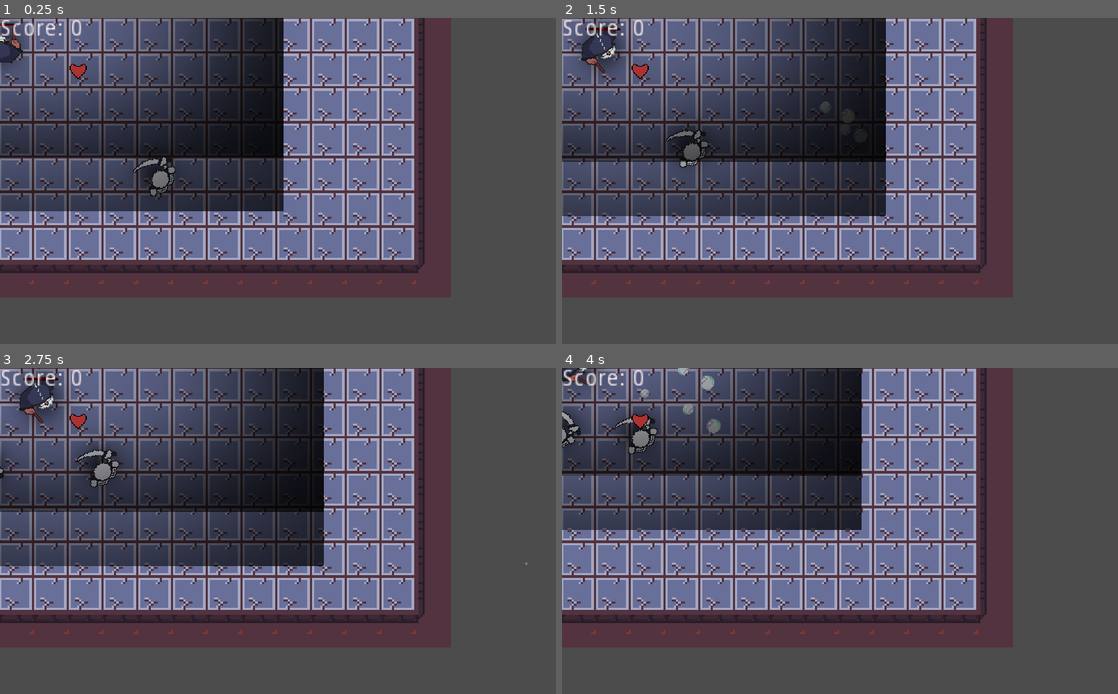
Above: before the commit, frames 1-4 (two rows, left to right).
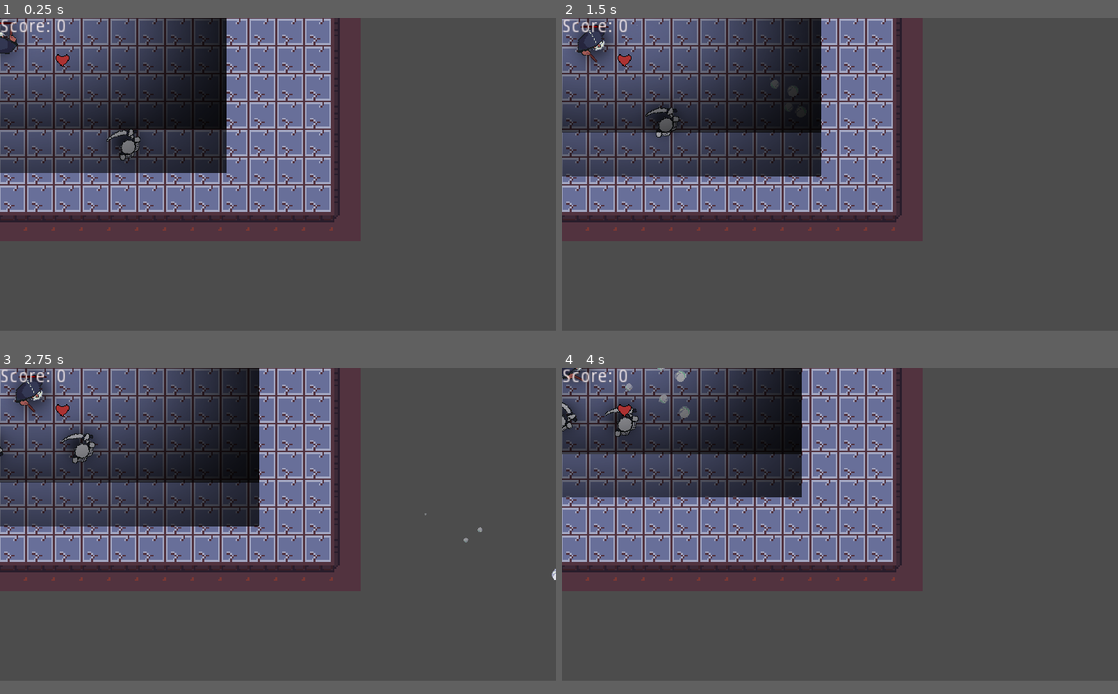
Above: after the commit, the same moments.

Repository: SuperBrainBro/SecondThoughts
Game: Godot game, scene res://Main/Main.tscn
Same seed, same stepped clock (60 frames per second), same inputs: the game is played once before the commit and once after it. The engine's default icon, where the game draws it, is replaced by a stand-in: a white triangle on a blue panel in a dark square.
Inputs (mouse positions are in pixels of both pictures, inside the frame that each line leads up to):
- Up to frame 1 (0.25 s): no input
- Up to frame 2 (1.5 s): move the mouse to (962, 164) at 0.52 s; hold D (move_right) 0.53-1.28 s; click (962, 164) at 0.6 s; move the mouse to (728, 197) at 1.27 s; hold S (move_down) from 1.28 s (still down); tap Tab (change_player) at 1.35 s
- Up to frame 3 (2.75 s): move the mouse to (333, 459) at 2.02 s; release S (move_down) at 2.03 s; hold D (move_right) from 2.03 s (still down); click (333, 459) at 2.1 s
- Up to frame 4 (4 s): move the mouse to (812, 596) at 2.77 s; release D (move_right) at 2.78 s; hold W (move_up) 2.78-3.53 s; tap Tab (change_player) at 2.85 s; move the mouse to (1006, 579) at 3.52 s; hold A (move_left) from 3.53 s (still down); click (1006, 579) at 3.6 s
In our replay, the window is 800x469 before the commit and 800x450 after it. These sizes can differ from the game's own. Grey fills any space a smaller window leaves; there, only what the larger window draws over its background counts as a difference.

The runs differ from the first frame. In frame 1, 58% of the frame differs, in the area x 0-82%, y 0-86%; in frame 2, 59%; in frame 3, 60%, in the area x 0-100%, y 0-86%; in frame 4, 57%.
Error in both runs: Trying to assign value of type 'Node2D' to a variable of type 'Camera2D'. (res://Main/Main.gd:12)

Commit message:
Changed window size and fire archer spawn chance

Diff:
--- a/WGJ136/Main/Main.gd
+++ b/WGJ136/Main/Main.gd
@@ -58,13 +58,13 @@
 func _on_SpawnTimer_timeout():
 	for spawn_location in $"SpawnLocations".get_children():
 		var enemy: Enemy
-		var rand_num = round(rand_range(0, 3))
+		var rand_num = round(rand_range(0, 5))
 		if rand_num == 0:
-			enemy = OGRE_SCENE.instance()
-		elif rand_num == 1:
+			enemy = FIRE_ARCHER_SCENE.instance()
+		elif rand_num == 1 or rand_num == 2:
 			enemy = SKELETON_SCENE.instance()
 		else:
-			enemy = FIRE_ARCHER_SCENE.instance()
+			enemy = OGRE_SCENE.instance()
 		enemy.position = spawn_location.position
 		$"/root/Main/World/EnemyHolder".add_child(enemy)
 
--- a/WGJ136/Main/Main.tscn
+++ b/WGJ136/Main/Main.tscn
@@ -235,8 +235,8 @@
 [node name="GameOverScreen" type="ColorRect" parent="CanvasLayer/Control"]
 visible = false
 margin_left = 1.58667
-margin_right = 1024.0
-margin_bottom = 600.0
+margin_right = 1281.59
+margin_bottom = 720.0
 color = Color( 1, 0, 0, 1 )
 __meta__ = {
 "_edit_use_anchors_": false
--- a/WGJ136/project.godot
+++ b/WGJ136/project.godot
@@ -62,6 +62,8 @@
 
 [display]
 
+window/size/width=1280
+window/size/height=720
 window/stretch/mode="2d"
 
 [input]
Not shown, changed: WGJ136/.mono/metadata/ide_server_meta.txt
